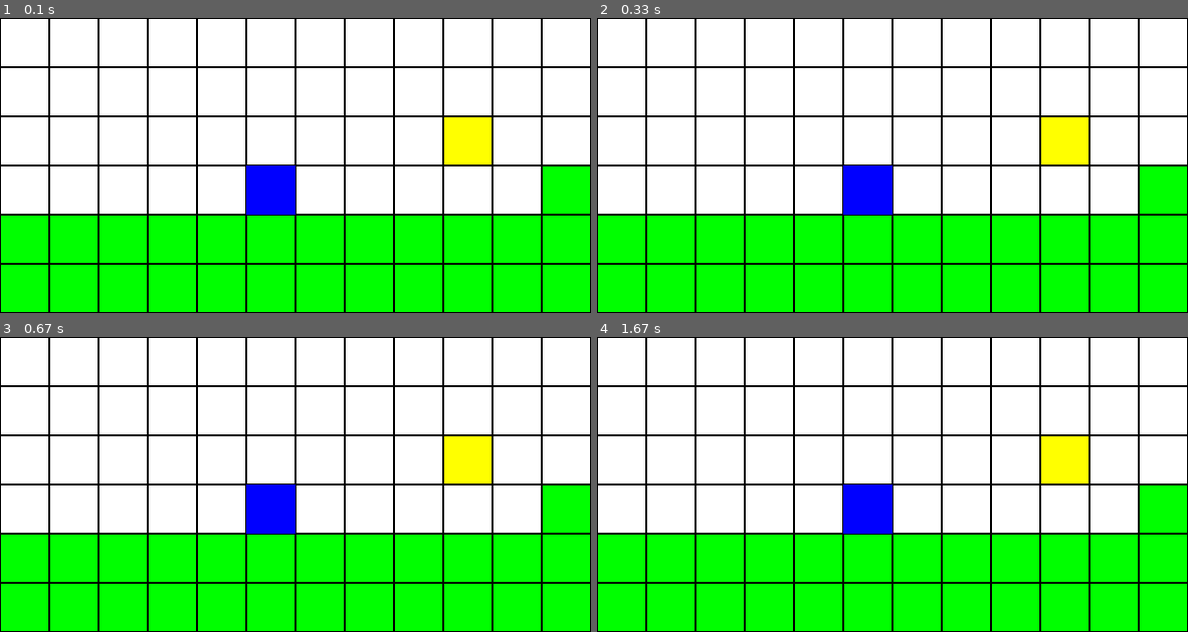
Above: before the commit, frames 1-4 (two rows, left to right).
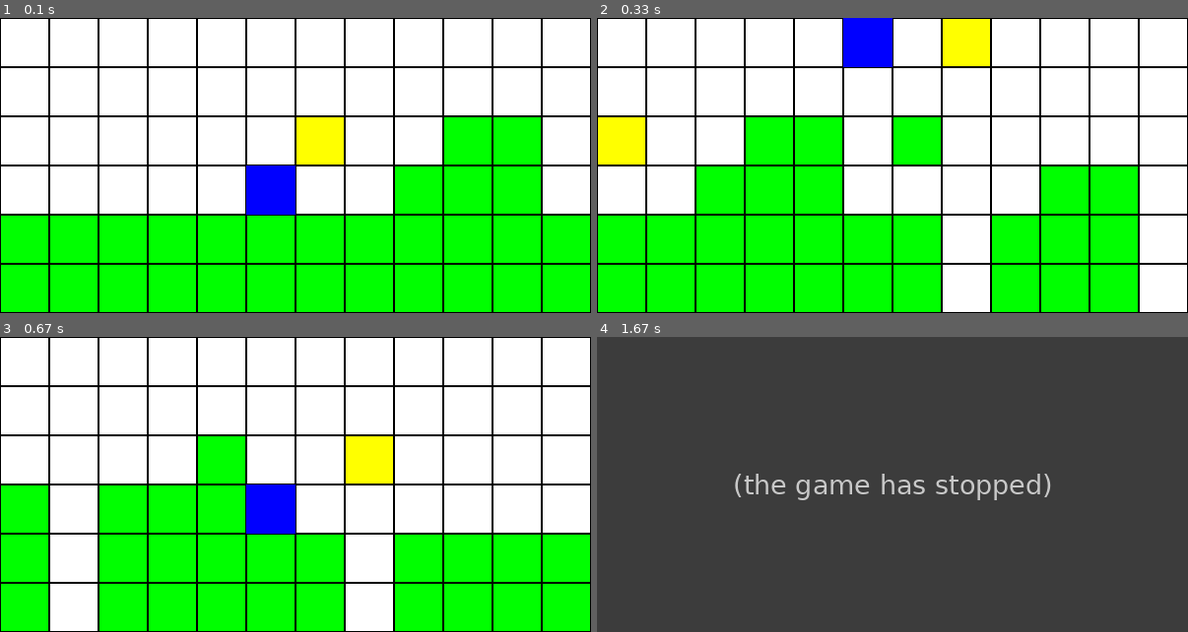
Above: after the commit, the same moments.

Repository: H4znow/marioBrossGame
Game: pygame game, started from main.py
Same seed, same stepped clock (60 frames per second), same inputs: the game is played once before the commit and once after it.
Inputs:
- Up to frame 1 (0.1 s): no input
- Up to frame 2 (0.33 s): no input
- Up to frame 3 (0.67 s): no input
- Up to frame 4 (1.67 s): no input

The runs differ from the first frame. In frame 1, 9.0% of the frame differs, in the area x 50-100%, y 33-67%; in frame 2, 23%; in frame 3, 15%; in frame 4, 100%, in the area x 0-100%, y 0-100%.
After the commit the program exited at 1.52 s; later frames show no game.

Commit message:
:sparkles: Add MCTS player logic

Diff:
--- a/game.py
+++ b/game.py
@@ -34,7 +34,7 @@
                     self.grid[new_row][new_col] = 0
 
     def apply_gravity(self) -> None:
-        if self.player_pos[0] < self.ROWS - 1 and self.grid[self.player_pos[0] + 1][self.player_pos[1]] == 0:
+        if self.player_pos[0] < self.ROWS - 1 and self.grid[self.player_pos[0] + 1][self.player_pos[1]] in {0, 5}:
             self.player_pos[0] += 1
 
             self.apply_gravity()
@@ -65,8 +65,35 @@
         if self.grid[self.player_pos[0]][self.player_pos[1]] == 333:
             self.score += 100
             self.running = False
-            self.pygame_print.quit()
+
+            if (self.print_game):
+                self.pygame_print.quit()
         elif self.player_pos[0] == self.ROWS - 1 and self.grid[self.player_pos[0]][self.player_pos[1]] == 0:
             self.score = -100
             self.running = False
-            self.pygame_print.quit()
+
+            if (self.print_game):
+                self.pygame_print.quit()
+
+    # Return all valid moves
+    def get_possible_moves(self):
+        possible_moves = []
+
+        if self.grid[self.player_pos[0]][self.player_pos[1] + 1] in {0, 5, 333}:  # Right is possible
+            possible_moves.append("RIGHT")
+
+        if self.player_pos[0] > 0 and self.grid[self.player_pos[0] - 1][self.player_pos[1]] in {0, 5, 333} and self.grid[self.player_pos[0] - 1][self.player_pos[1] + 1] in {0, 5, 333}:  # Jump is possible
+            possible_moves.append("JUMP")
+
+        return possible_moves
+
+    # Return a deep copy of the game state for simulation
+    def copy(self):
+        return Game(copy.deepcopy(self.player_pos), copy.deepcopy(self.grid), False)
+
+    # Reward system for win, loss, or intermediate steps
+    def get_reward(self):
+        if not self.running:
+            return self.score  # The score is already set on victory/loss
+
+        return 0
--- a/main.py
+++ b/main.py
@@ -1,15 +1,16 @@
 from game import Game
 from bot_player import BotPlayer
 from human_player import HumanPlayer
+from mcts_player import MCTSPlayer
 
 # ======================= Main part =======================
 
 # Example map (0 = empty, 1 = full, 5 coin, 333 = arrival)
 grid = [
-    [0, 0, 0, 0, 0, 0, 0, 0, 0, 0, 0, 0, 0, 0, 0, 0, 5, 0, 0, 0, 0, 0, 0, 0, 0, 0, 0, 0, 0, 0, 0, 0, 0, 0, 0, 0, 0, 0, 0, 0, 0, 0, 0, 0, 0, 0, 0, 0, 0, 333, 0, 0, 0, 0, 0, 0, 0, 0, 0, 0, 0, 0, 0, 0, 0, 0, 0, 0, 0, 0, 0, 0, 0, 0, 0],
-    [0, 0, 0, 0, 0, 0, 0, 0, 0, 0, 0, 0, 0, 0, 0, 0, 0, 0, 0, 0, 0, 0, 0, 0, 0, 0, 0, 0, 0, 0, 0, 0, 0, 0, 0, 0, 0, 0, 0, 0, 0, 0, 0, 0, 0, 0, 0, 0, 0, 333, 0, 0, 0, 0, 0, 0, 0, 0, 0, 0, 0, 0, 0, 0, 0, 0, 0, 0, 0, 0, 0, 0, 0, 0, 0],
-    [0, 0, 0, 0, 0, 0, 0, 0, 0, 5, 0, 0, 1, 1, 0, 1, 0, 0, 0, 0, 0, 0, 0, 1, 0, 0, 5, 0, 0, 0, 0, 0, 0, 1, 0, 0, 0, 0, 5, 0, 0, 0, 0, 1, 0, 0, 0, 0, 0, 333, 0, 0, 0, 0, 0, 0, 0, 0, 0, 0, 0, 0, 0, 0, 0, 0, 0, 0, 0, 0, 0, 0, 0, 0, 0],
-    [0, 0, 0, 0, 0, 0, 0, 0, 0, 0, 0, 1, 1, 1, 0, 0, 0, 0, 1, 1, 0, 1, 1, 1, 0, 0, 0, 0, 0, 0, 0, 0, 1, 1, 0, 0, 0, 0, 0, 0, 0, 0, 1, 1, 0, 0, 0, 0, 0, 333, 0, 0, 0, 0, 0, 0, 0, 0, 0, 0, 0, 0, 0, 0, 0, 0, 0, 0, 0, 0, 0, 0, 0, 0, 0],
+    [0, 0, 0, 0, 0, 0, 0, 0, 0, 0, 0, 0, 0, 0, 0, 0, 5, 0, 0, 0, 0, 0, 0, 0, 0, 0, 0, 0, 0, 0, 0, 0, 0, 0, 0, 0, 0, 0, 0, 0, 0, 0, 0, 0, 0, 0, 0, 0, 0, 333, 333, 0, 0, 0, 0, 0, 0, 0, 0, 0, 0, 0, 0, 0, 0, 0, 0, 0, 0, 0, 0, 0, 0, 0, 0],
+    [0, 0, 0, 0, 0, 0, 0, 0, 0, 0, 0, 0, 0, 0, 0, 0, 0, 0, 0, 0, 0, 0, 0, 0, 0, 0, 0, 0, 0, 0, 0, 0, 0, 0, 0, 0, 0, 0, 0, 0, 0, 0, 0, 0, 0, 0, 0, 0, 0, 333, 333, 0, 0, 0, 0, 0, 0, 0, 0, 0, 0, 0, 0, 0, 0, 0, 0, 0, 0, 0, 0, 0, 0, 0, 0],
+    [0, 0, 0, 0, 0, 0, 0, 0, 0, 5, 0, 0, 1, 1, 0, 1, 0, 0, 0, 0, 0, 0, 0, 1, 0, 0, 5, 0, 0, 0, 0, 0, 0, 1, 0, 0, 0, 0, 5, 0, 0, 0, 0, 1, 0, 0, 0, 0, 0, 333, 333, 0, 0, 0, 0, 0, 0, 0, 0, 0, 0, 0, 0, 0, 0, 0, 0, 0, 0, 0, 0, 0, 0, 0, 0],
+    [0, 0, 0, 0, 0, 0, 0, 0, 0, 0, 0, 1, 1, 1, 0, 0, 0, 0, 1, 1, 0, 1, 1, 1, 0, 0, 0, 0, 0, 0, 0, 0, 1, 1, 0, 0, 0, 0, 0, 0, 0, 0, 1, 1, 0, 0, 0, 0, 0, 333, 333, 0, 0, 0, 0, 0, 0, 0, 0, 0, 0, 0, 0, 0, 0, 0, 0, 0, 0, 0, 0, 0, 0, 0, 0],
     [1, 1, 1, 1, 1, 1, 1, 1, 1, 1, 1, 1, 1, 1, 1, 1, 0, 1, 1, 1, 0, 1, 1, 1, 1, 1, 0, 1, 1, 1, 1, 1, 1, 1, 1, 1, 0, 1, 1, 1, 1, 1, 1, 1, 1, 1, 0, 1, 1, 1, 1, 1, 1, 1, 1, 1, 1, 1, 1, 1, 1, 1, 1, 1, 1, 1, 1, 1, 1, 1, 1, 1, 1, 1, 1],
     [1, 1, 1, 1, 1, 1, 1, 1, 1, 1, 1, 1, 1, 1, 1, 1, 0, 1, 1, 1, 0, 1, 1, 1, 1, 1, 0, 1, 1, 1, 1, 1, 1, 1, 1, 1, 0, 1, 1, 1, 1, 1, 1, 1, 1, 1, 0, 1, 1, 1, 1, 1, 1, 1, 1, 1, 1, 1, 1, 1, 1, 1, 1, 1, 1, 1, 1, 1, 1, 1, 1, 1, 1, 1, 1],
 ]
@@ -17,6 +18,7 @@
 # Initial player position
 player_pos = [3, 5]
 
+# print_game always true for HumanPlayer
 game = Game(player_pos, grid, True)
 
-player = HumanPlayer(game)
+player = MCTSPlayer(game)
--- /dev/null
+++ b/mcts_player.py
@@ -0,0 +1,119 @@
+import math
+import random
+
+# ======================= MCTS player part =======================
+class MCTSPlayer:
+    def __init__(self, game, iterations=20, exploration_weight=1.4):
+        self.game = game
+        self.iterations = iterations  # Number of iterations for MCTS
+        self.exploration_weight = exploration_weight  # Exploration/exploitation balance weight
+        self.Q = {}  # Total reward of each state
+        self.N = {}  # Number of visits to each state
+        self.children = {}  # List of possible moves for each state
+
+        # Main game play
+        self.play()
+
+    def choose(self):
+        # Perform MCTS to select the best move
+        for _ in range(self.iterations):
+            self.run_simulation()
+
+        # Find the most visited node to choose the best move
+        state = self.serialize(self.game)
+
+        if state not in self.children:
+            return random.choice(self.game.get_possible_moves())  # Fallback to a random move if no children exist
+
+        # Choose the action that has been visited the most
+        possible_moves = self.children[state]
+        best_move = max(possible_moves, key=lambda move: self.N.get((state, move), 0))
+
+        return best_move
+
+    def run_simulation(self):
+        # Start from a copy of the current game state
+        simulation_game = self.game.copy()
+        path = []
+
+        # Selection and expansion phase
+        while True:
+            state = self.serialize(simulation_game)
+
+            if state not in self.children:  # Expand the node
+                self.children[state] = simulation_game.get_possible_moves()
+                break
+
+            # If all moves have been tried, select the best move using UCT
+            if not self.children[state]:  # If no moves available, the game ends
+                return 0  # No reward if no moves can be made
+
+            # Select the best move using UCT
+            move = self.select_move(state)
+            path.append((state, move))
+            simulation_game.new_event(move)
+
+            # Stop the simulation if the game is over
+            if not simulation_game.running:
+                break
+
+        # Simulation phase: simulate until the game ends
+        reward = self.simulate_to_end(simulation_game)
+
+        # Backpropagation phase: propagate the reward back up the tree
+        for state, move in path:
+            if (state, move) in self.N:
+                self.N[(state, move)] += 1
+                self.Q[(state, move)] += reward
+            else:
+                self.N[(state, move)] = 1
+                self.Q[(state, move)] = reward
+
+    def select_move(self, state):
+        # Upper Confidence Bound for Trees (UCT)
+        total_visits = sum(self.N.get((state, move), 0) for move in self.children[state])
+        log_total_visits = math.log(total_visits + 1)
+
+        def uct(move):
+            # Exploitation value (average reward) + exploration value
+            q_value = self.Q.get((state, move), 0)
+            visit_count = self.N.get((state, move), 0)
+
+            if visit_count == 0:
+                return float("inf")  # Prioritize unvisited moves
+
+            return q_value / visit_count + self.exploration_weight * math.sqrt(log_total_visits / visit_count)
+
+        # Return the move with the highest UCT value
+        return max(self.children[state], key=uct)
+
+    def simulate_to_end(self, game):
+        # Simulate random moves until the game ends and return the final reward
+        while game.running:
+            possible_moves = game.get_possible_moves()
+
+            if not possible_moves:
+                break
+
+            random_move = random.choice(possible_moves)
+            game.new_event(random_move)
+
+        return game.get_reward() + (game.player_pos[1] - game.start_pos[1]) / 100  # There's also a reward for getting around
+
+    def serialize(self, game):
+        # Serialize the game state as a string (player position + grid)
+        return (tuple(game.player_pos), tuple(tuple(row) for row in game.grid))
+
+    def play(self):
+        # Keep playing while the game is still running
+        while self.game.running:
+            # Run MCTS to determine the next move
+            move = self.choose()
+            # Apply the selected move in the game
+            self.game.new_event(move)
+
+        # Victory or defeat condition
+        if self.game.score == -100:
+            print("You've fallen into a hole!")
+        else:
+            print(f"You've won with {self.game.score} points!")
